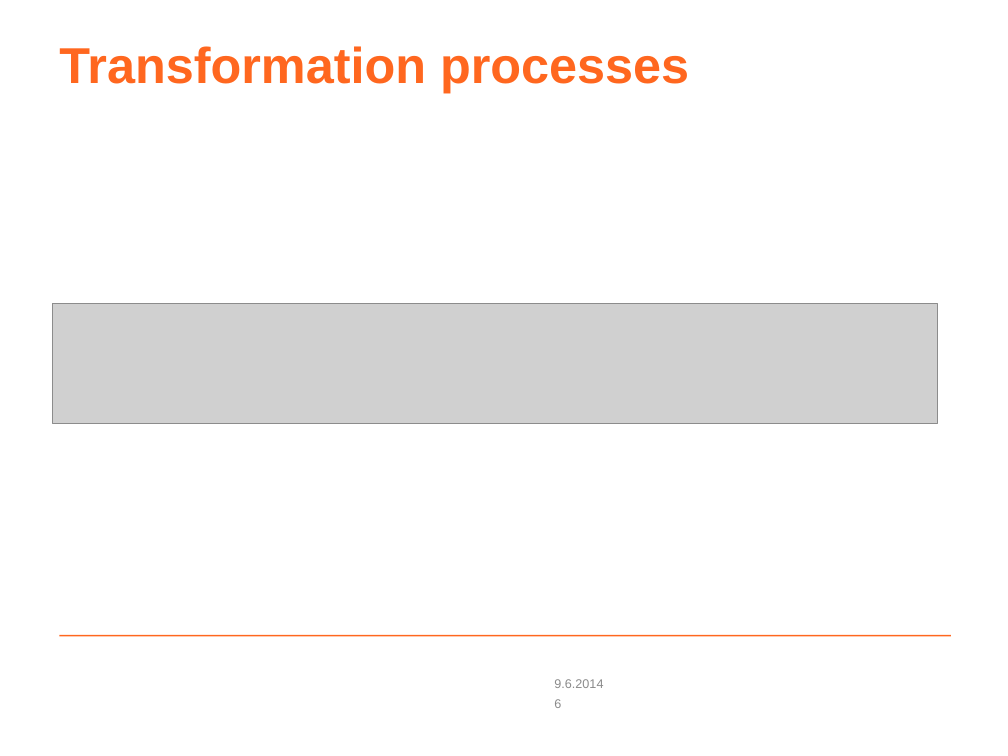
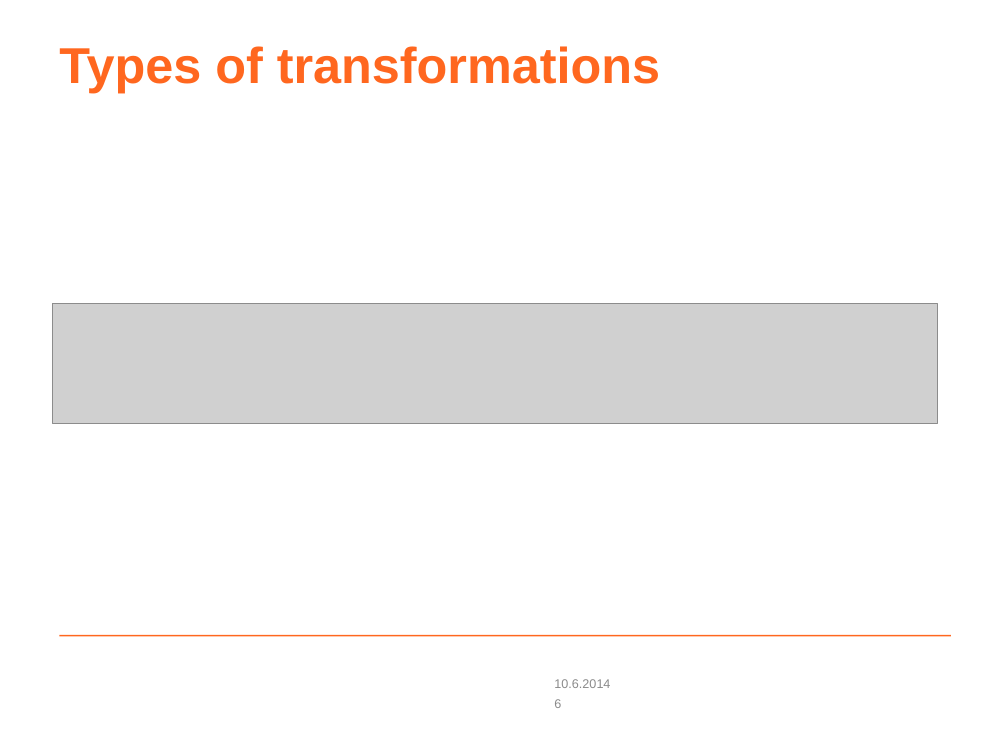
Before and after one commit to coumbole/aalto_agiletransformation, a slide deck: slide 6 of Presentation_N4S.odp. Drawn at 1008x756 pixels with LibreOffice and Linux fonts; fonts in the diff are those of the drawing; grey boxes stand for pictures; background and template pictures are left out. Boxes give left, top, right and bottom in pixels: in the first picture for what was removed or moved away, otherwise in the second. Text is boxed around its words. In the diff, an @@ line names an element or a change of style, - is before the commit and + after.

```diff
--- a/Presentation_N4S.odp
+++ b/Presentation_N4S.odp
@@ text at [59,46,660,92]: text changed @@
-Transformation processes
+Types of transformations
@@ text at [554,679,610,688]: text changed @@
-9.6.2014
+10.6.2014
```
Also in this commit, not shown: 7 other slides changed.
